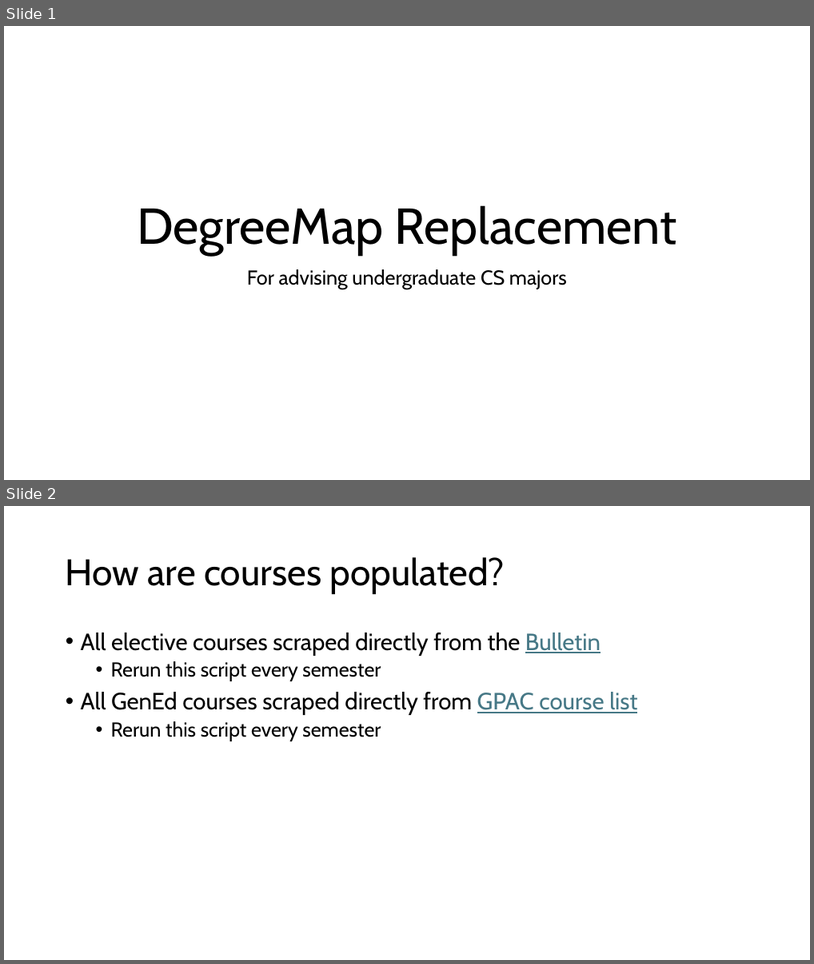
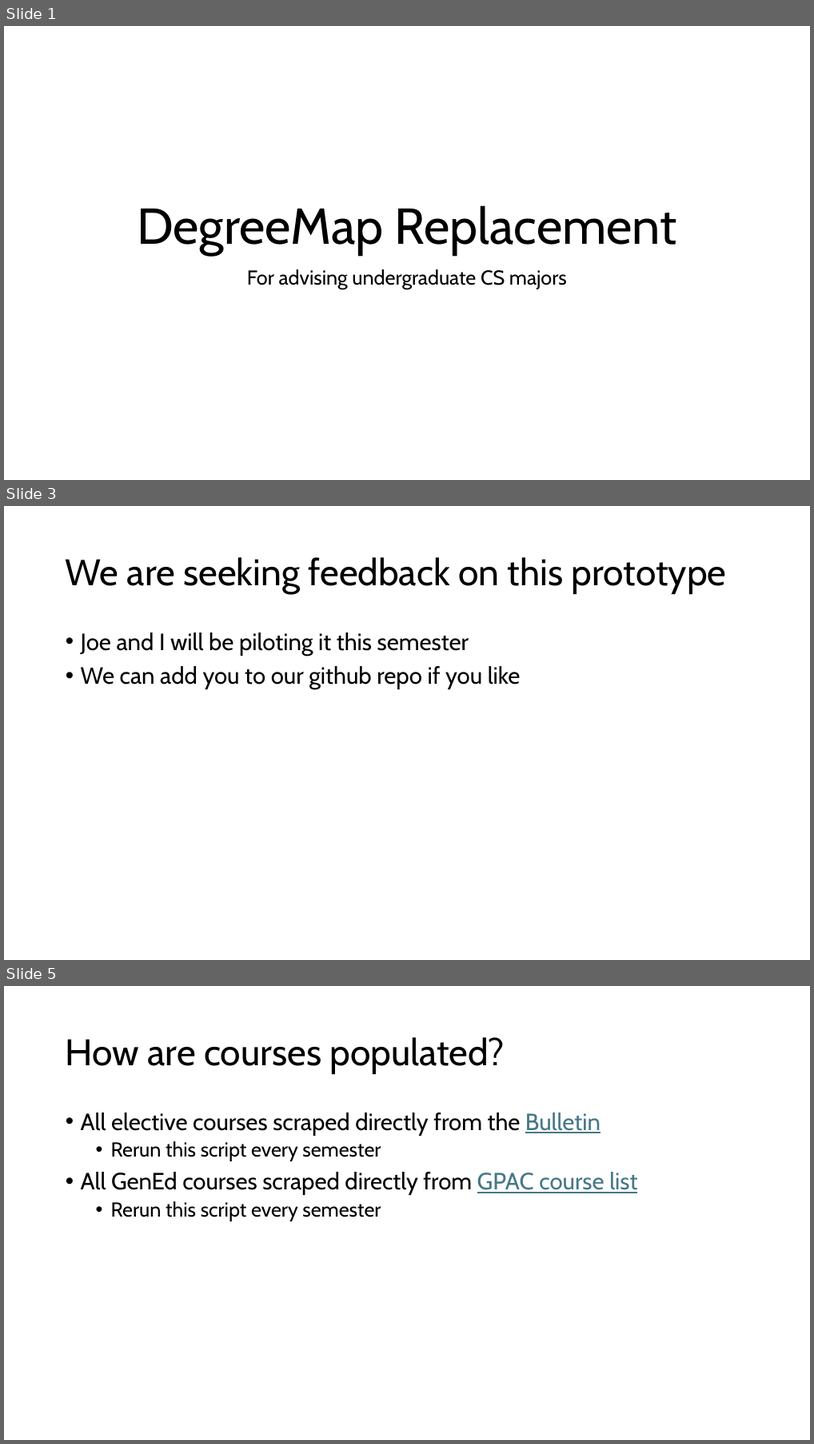
Before and after one commit to goldfrank/advisingtool, a slide deck: course_list_generation/DegreeMap Replacement.pptx. Shown one above the other, each under a label of ours: slides 1 and 2 before the commit, slides 1, 3 and 5 after it; the slides between them are not shown. The pictures are 814x964 and 814x1444 pixels, drawn with LibreOffice and Linux fonts; fonts in the diff are those of the drawing. Boxes give left, top, right and bottom in pixels: in the first picture for what was removed or moved away, otherwise in the second. Text is boxed around its words. In the diff, an @@ line names an element or a change of style, - is before the commit and + after.

```diff
--- a/course_list_generation/DegreeMap Replacement.pptx
+++ b/course_list_generation/DegreeMap Replacement.pptx
@@ slide 3 added at <box>4,506,810,960</box>, background #FFFFFF @@
@@ title added at <box>66,557,727,594</box>, 44 pt, text #000000 @@
+We are seeking feedback on this prototype
@@ text added at <box>81,632,521,689</box>, 28 pt, text #000000 @@
+• Joe and I will be piloting it this semester
+• We can add you to our github repo if you like
@@ what was slide 2 is now slide 5 @@
```
Also in this commit, not shown: 2 other slides added, 2 other files.
